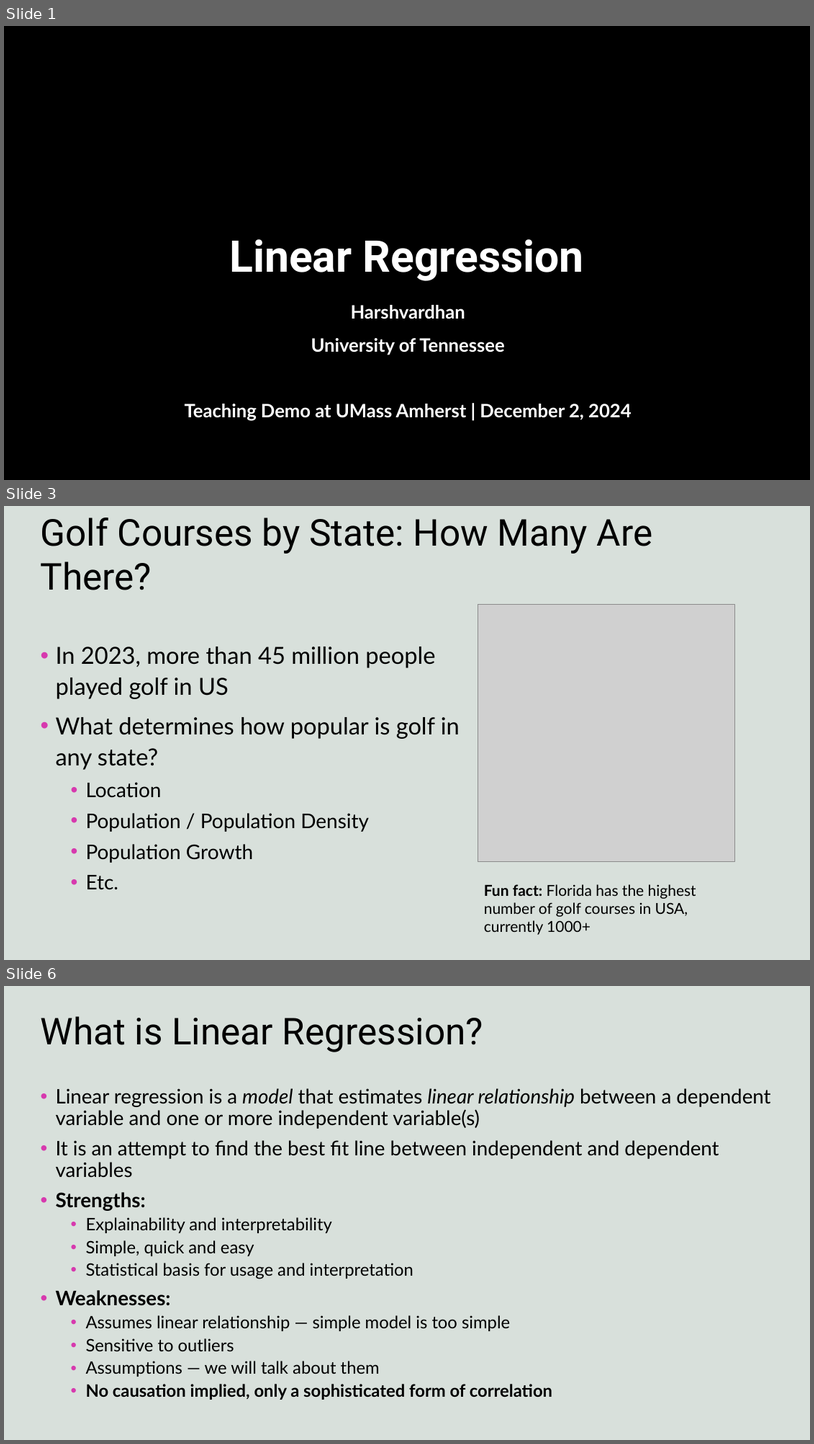
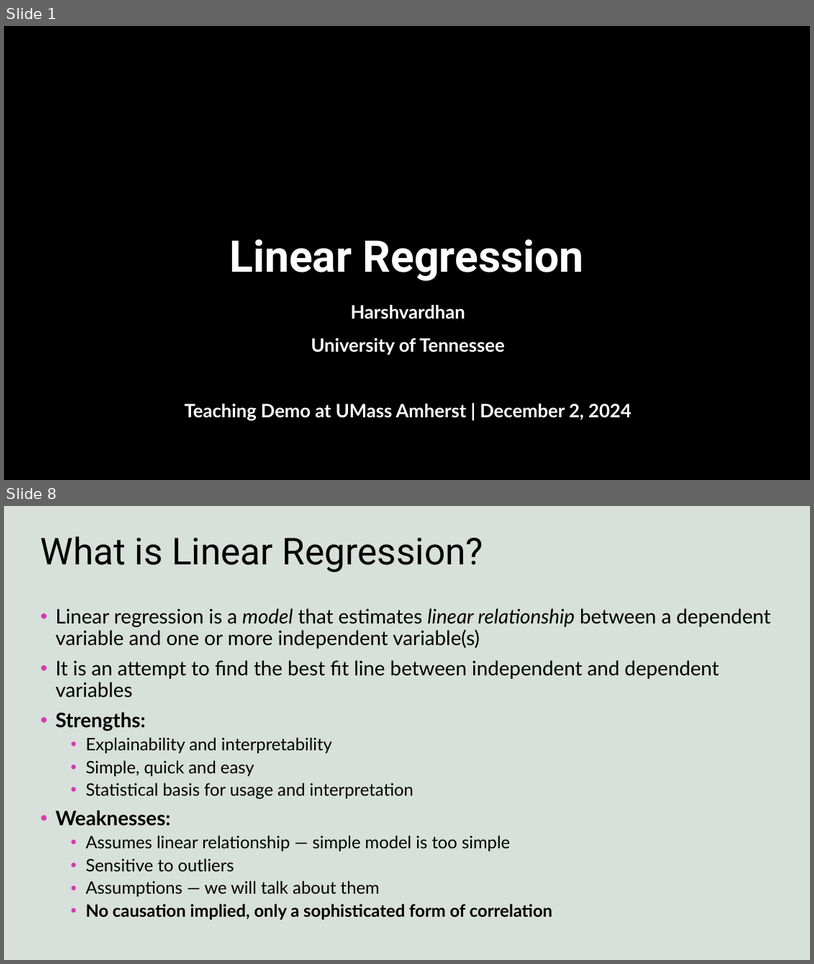
Before and after one commit to harshvardhaniimi/linear-regression, a slide deck: Slides.pptx. Shown one above the other, each under a label of ours: slides 1, 3 and 6 before the commit, slides 1 and 8 after it; the slides between them are not shown. The pictures are 814x1444 and 814x964 pixels, drawn with LibreOffice and Linux fonts; fonts in the diff are those of the drawing; grey boxes stand for pictures; background and template pictures are left out; a plain dark background stands for a picture behind light text. Boxes give left, top, right and bottom in pixels: in the first picture for what was removed or moved away, otherwise in the second. Text is boxed around its words. In the diff, an @@ line names an element or a change of style, - is before the commit and + after.

```diff
--- a/Slides.pptx
+++ b/Slides.pptx
@@ slide 3 removed at (4,506,810,960), background #FFFFFF; not listed: 1 template element that a slide beside it also shows @@
@@ title removed at (41,518,653,590) @@
-Golf Courses by State: How Many Are There?
@@ picture removed at (478,605,736,862) @@
@@ text removed at (56,646,460,890) @@
-• In 2023, more than 45 million people played golf in US
-• What determines how popular is golf in any state?
-  • Location
-  • Population / Population Density
-  • Population Growth
-  • Etc.
@@ text removed at (484,884,697,934) @@
-Fun fact: Florida has the highest number of golf courses in USA, currently 1000+
@@ what was slide 6 is now slide 8 @@
```
Also in this commit, not shown: 11 slides changed, 7 slides added, 5 other slides removed, 10 other files.
